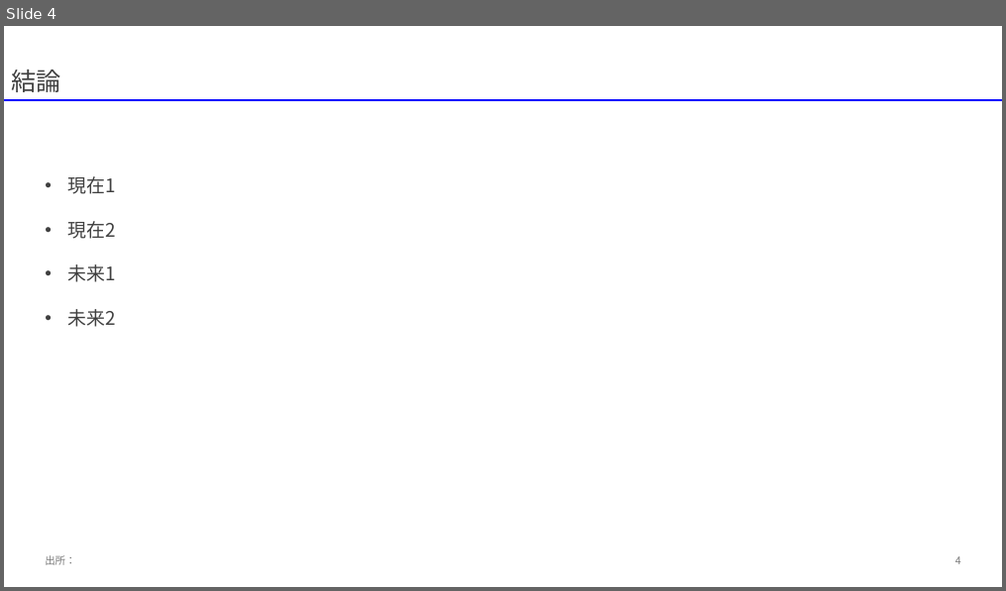
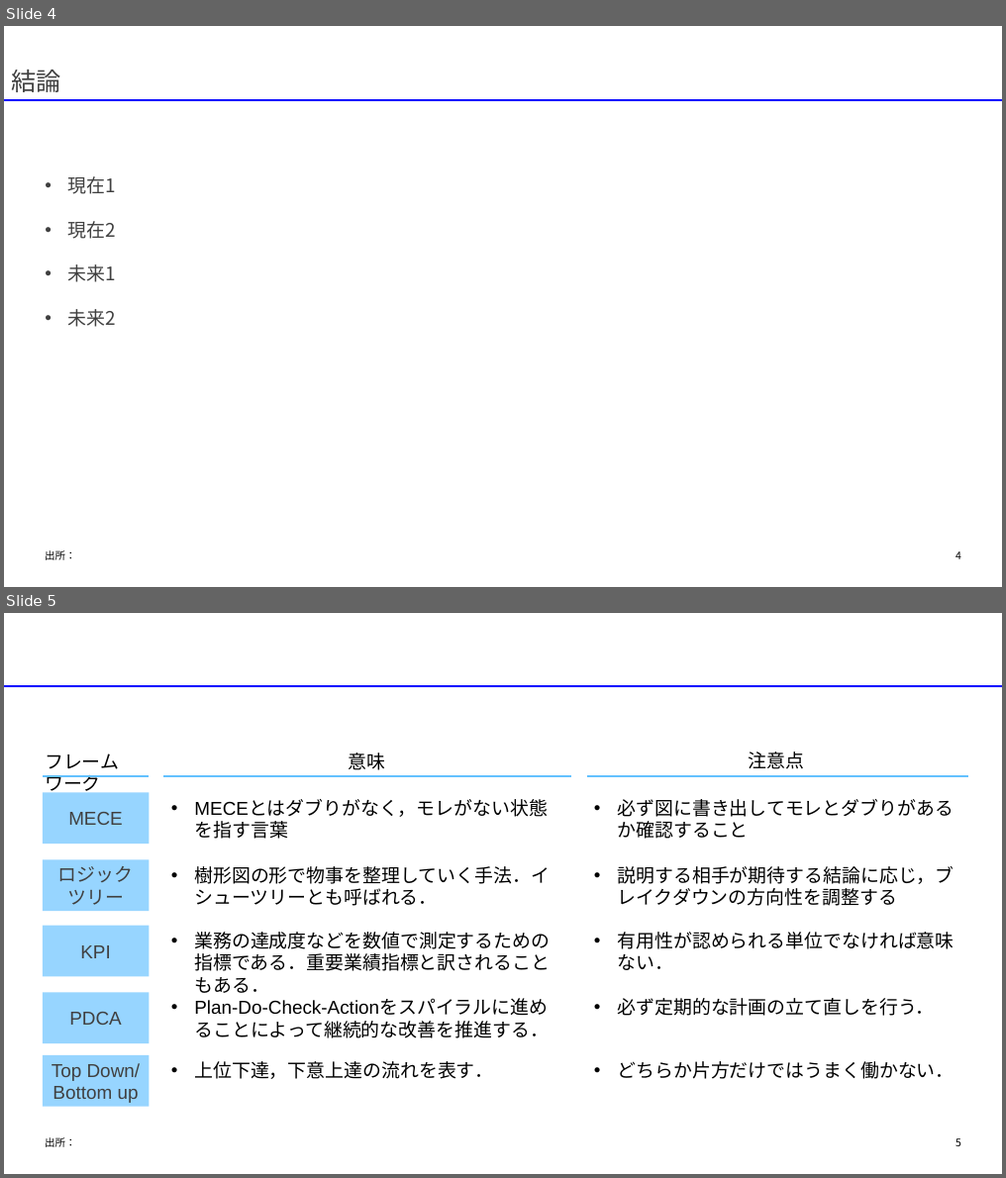
Before and after one commit to yuzucha16/dotfiles, a slide deck: office/Blank.potx. Shown one above the other, each under a label of ours: slide 4 before the commit, slides 4 and 5 after it. The pictures are 1006x591 and 1006x1178 pixels, drawn with LibreOffice and Linux fonts; fonts in the diff are those of the drawing. Boxes give left, top, right and bottom in pixels: in the first picture for what was removed or moved away, otherwise in the second. Text is boxed around its words. In the diff, an @@ line names an element or a change of style, - is before the commit and + after.

Commit message:
[ppt] Biz UDP font

```diff
--- a/office/Blank.potx
+++ b/office/Blank.potx
@@ slide 5 added at (x1=4, y1=613, x2=1002, y2=1174), background #FFFFFF @@
@@ line added from (4, 686) to (1002, 686), #0000FF 2.25 pt @@
@@ text added at (x1=45, y1=754, x2=119, y2=796), 18 pt, text #000000 @@
+フレームワーク
@@ text added at (x1=349, y1=753, x2=386, y2=770), 18 pt, text #000000 @@
+意味
@@ text added at (x1=748, y1=752, x2=805, y2=769), 18 pt, text #000000 @@
+注意点
@@ line added from (43, 777) to (150, 777), #63C1FF 2.25 pt @@
@@ line added from (163, 777) to (571, 777), #63C1FF 2.25 pt @@
@@ line added from (586, 777) to (969, 777), #63C1FF 2.25 pt @@
@@ rectangle added at (x1=43, y1=792, x2=149, y2=845), fill #97D5FF, 18 pt, text #404040 @@
+MECE
@@ text added at (x1=194, y1=800, x2=547, y2=839), 18 pt, text #000000 @@
+• MECEとはダブりがなく，モレがない状態を指す言葉
@@ text added at (x1=618, y1=799, x2=954, y2=839), 18 pt, text #000000 @@
+• 必ず図に書き出してモレとダブりがあるか確認すること
@@ rectangle added at (x1=43, y1=861, x2=149, y2=912), fill #97D5FF, 18 pt, text #404040 @@
+ロジック
+ツリー
@@ text added at (x1=194, y1=866, x2=549, y2=906), 18 pt, text #000000 @@
+• 樹形図の形で物事を整理していく手法．イシューツリーとも呼ばれる．
@@ text added at (x1=618, y1=866, x2=954, y2=906), 18 pt, text #000000 @@
+• 説明する相手が期待する結論に応じ，ブレイクダウンの方向性を調整する
@@ rectangle added at (x1=43, y1=925, x2=149, y2=977), fill #97D5FF, 18 pt, text #404040 @@
+KPI
@@ text added at (x1=194, y1=932, x2=549, y2=971), 18 pt, text #000000 @@
+• 業務の達成度などを数値で測定するための指標である．重要業績指標と訳されることもある．
@@ text added at (x1=618, y1=932, x2=954, y2=950), 18 pt, text #000000 @@
+• 有用性が認められる単位でなければ意味ない．
@@ rectangle added at (x1=43, y1=992, x2=149, y2=1045), fill #97D5FF, 18 pt, text #404040 @@
+PDCA
@@ text added at (x1=618, y1=998, x2=935, y2=1016), 18 pt, text #000000 @@
+• 必ず定期的な計画の立て直しを行う．
@@ text added at (x1=194, y1=1000, x2=548, y2=1016), 18 pt, text #000000 @@
+• Plan-Do-Check-Actionをスパイラルに進めることによって継続的な改善を推進する．
@@ rectangle added at (x1=43, y1=1056, x2=149, y2=1107), fill #97D5FF, 18 pt, text #404040 @@
+Top Down/
+Bottom up
@@ text added at (x1=194, y1=1061, x2=493, y2=1079), 18 pt, text #000000 @@
+• 上位下達，下意上達の流れを表す．
@@ text added at (x1=618, y1=1061, x2=954, y2=1079), 18 pt, text #000000 @@
+• どちらか片方だけではうまく働かない．
@@ text added at (x1=45, y1=1138, x2=75, y2=1148), 10 pt, text #000000 @@
+出所：
@@ page number added at (x1=955, y1=1139, x2=961, y2=1147), 10 pt, text #000000 @@
+5
@@ slide 4 changed as well @@
@@ text "出所：" at (x1=45, y1=551, x2=75, y2=561): text colour #797979 to #000000; vertical alignment middle to top @@
@@ page number at (x1=955, y1=552, x2=961, y2=560): text colour #797979 to #000000; vertical alignment middle to top @@
```
Also in this commit, not shown: 3 other slides changed, 2 other slides added.
